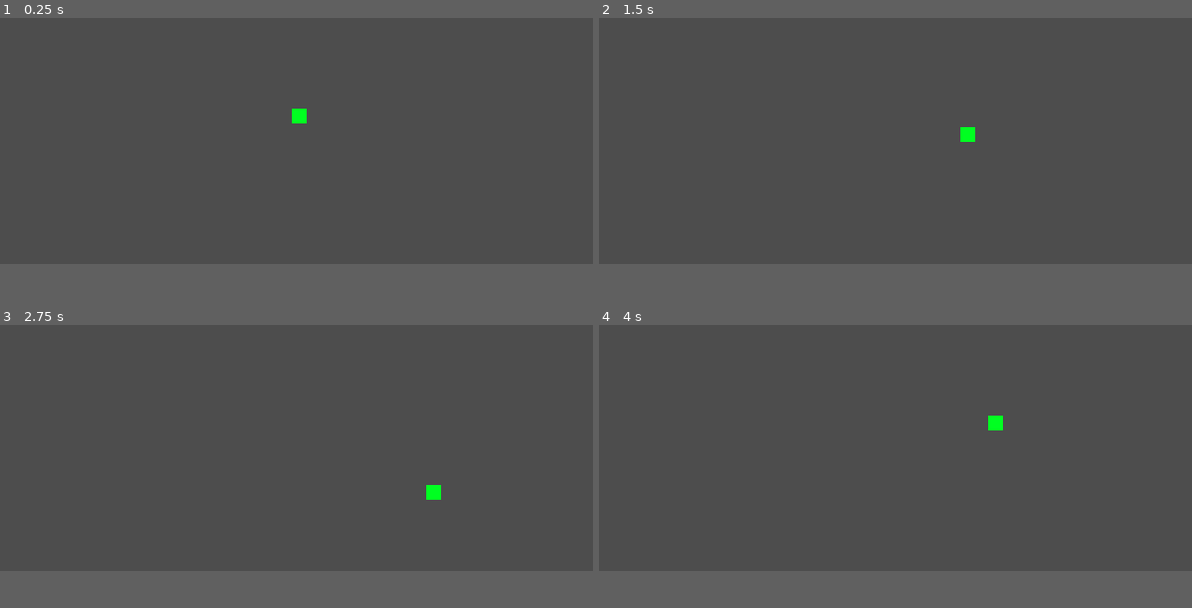
Above: before the commit, frames 1-4 (two rows, left to right).
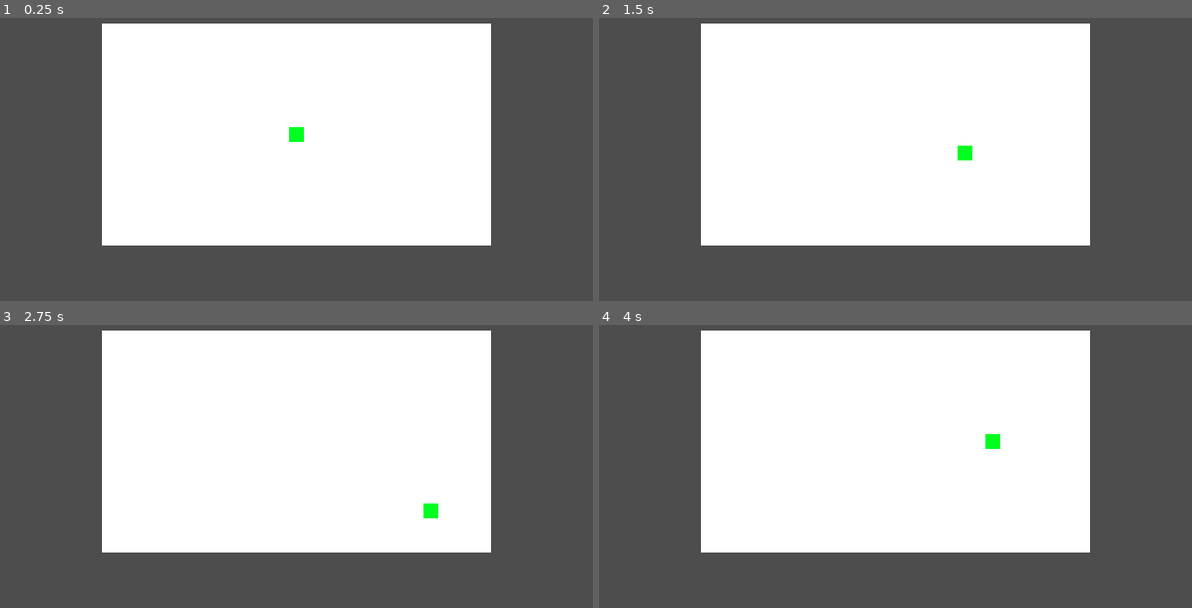
Above: after the commit, the same moments.

Repository: iurikali/COMPJAM
Game: Godot game, scene res://Cenas/main.tscn
The game is run twice, just before and just after one commit, with the same random seed, the same clock (stepped at 60 frames per second) and the same inputs.
Inputs:
- Up to frame 1 (0.25 s): no input
- Up to frame 2 (1.5 s): tap Enter at 0.5 s; hold D (RIGHT) 0.53-1.28 s; hold S (DOWN) from 1.28 s (still down)
- Up to frame 3 (2.75 s): release S (DOWN) at 2.03 s; hold D (RIGHT) from 2.03 s (still down)
- Up to frame 4 (4 s): release D (RIGHT) at 2.78 s; hold W (UP) 2.78-3.53 s; hold A (LEFT) from 3.53 s (still down)
In our replay, the window is 640x320 before the commit and 640x360 after it. These sizes can differ from the game's own. Grey fills any space a smaller window leaves; there, only what the larger window draws over its background counts as a difference.

The runs differ from the first frame. In frame 1, 51% of the frame differs, in the area x 17-83%, y 1-81%; in frame 2, 51%; in frame 3, 51%; in frame 4, 51%.

Commit message:
background teste

Diff:
--- /dev/null
+++ b/Cenas/background.tscn
@@ -0,0 +1,8 @@
+[gd_scene load_steps=2 format=3 uid="uid://doboxgtvclv1t"]
+
+[ext_resource type="Texture2D" uid="uid://c6e4wa3se2ul2" path="res://Sprites/background.png" id="1_nbkas"]
+
+[node name="Background" type="Node2D"]
+
+[node name="Sprite2D" type="Sprite2D" parent="."]
+texture = ExtResource("1_nbkas")
--- a/Cenas/main.tscn
+++ b/Cenas/main.tscn
@@ -1,10 +1,12 @@
-[gd_scene load_steps=2 format=3 uid="uid://b4ly4i5w1atli"]
+[gd_scene load_steps=3 format=3 uid="uid://b4ly4i5w1atli"]
 
+[ext_resource type="PackedScene" uid="uid://doboxgtvclv1t" path="res://Cenas/background.tscn" id="1_74bqr"]
 [ext_resource type="PackedScene" uid="uid://d3g3b285grq1b" path="res://Cenas/player_runner.tscn" id="1_x3hk2"]
 
 [node name="Main" type="Node2D"]
 
+[node name="Camera2D" type="Camera2D" parent="."]
+
+[node name="Background" parent="." instance=ExtResource("1_74bqr")]
+
 [node name="Player_runner" parent="." instance=ExtResource("1_x3hk2")]
-position = Vector2(3, 0)
-
-[node name="Camera2D" type="Camera2D" parent="."]
--- a/project.godot
+++ b/project.godot
@@ -18,7 +18,7 @@
 [display]
 
 window/size/viewport_width=640
-window/size/viewport_height=320
+window/size/viewport_height=360
 
 [input]
 
Binary file added: Sprites/background.png
Not shown, added: Sprites/background.png.import
